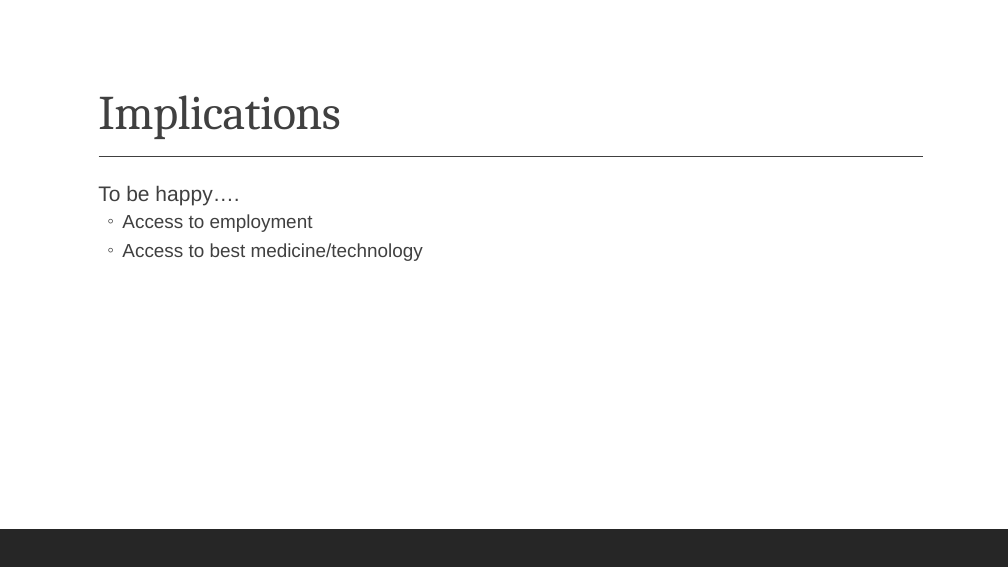
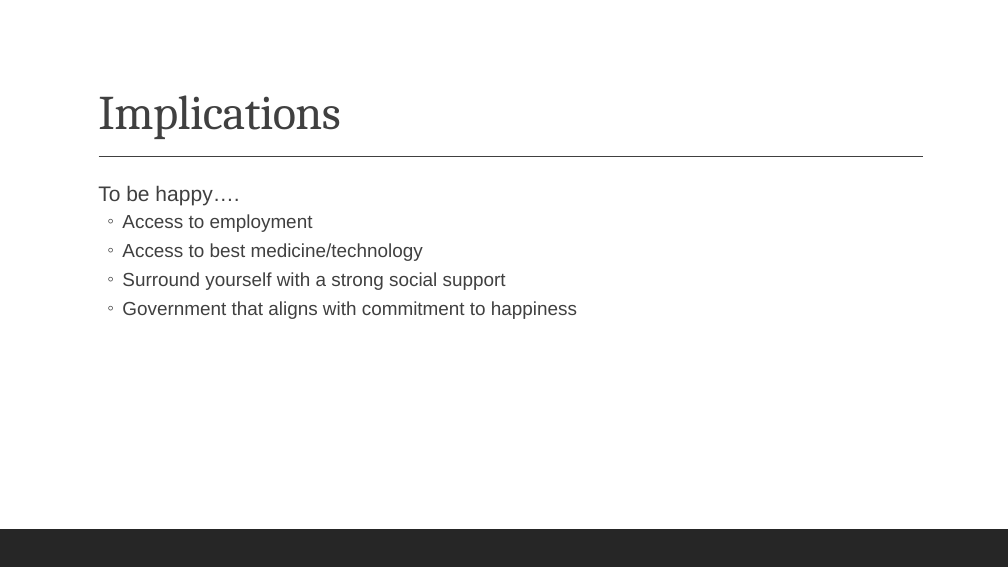
Before and after one commit to reginesgit/Factors-Contributing-to-a-Countrys-Happiness, a slide deck: slide 15 of Anaconda_Results_Presentation.pptx (slide 14 before the commit). Drawn at 1008x567 pixels with LibreOffice and Linux fonts; fonts in the diff are those of the drawing. Boxes give left, top, right and bottom in pixels: in the first picture for what was removed or moved away, otherwise in the second. Text is boxed around its words. In the diff, an @@ line names an element or a change of style, - is before the commit and + after.

```diff
--- a/Anaconda_Results_Presentation.pptx
+++ b/Anaconda_Results_Presentation.pptx
@@ text at box(122, 272, 577, 319): paragraphs added @@
+  ◦ Surround yourself with a strong social support
+  ◦ Government that aligns with commitment to happiness
```
Also in this commit, not shown: 6 other slides changed, 2 slides added, 1 slide removed, 4 other files.
